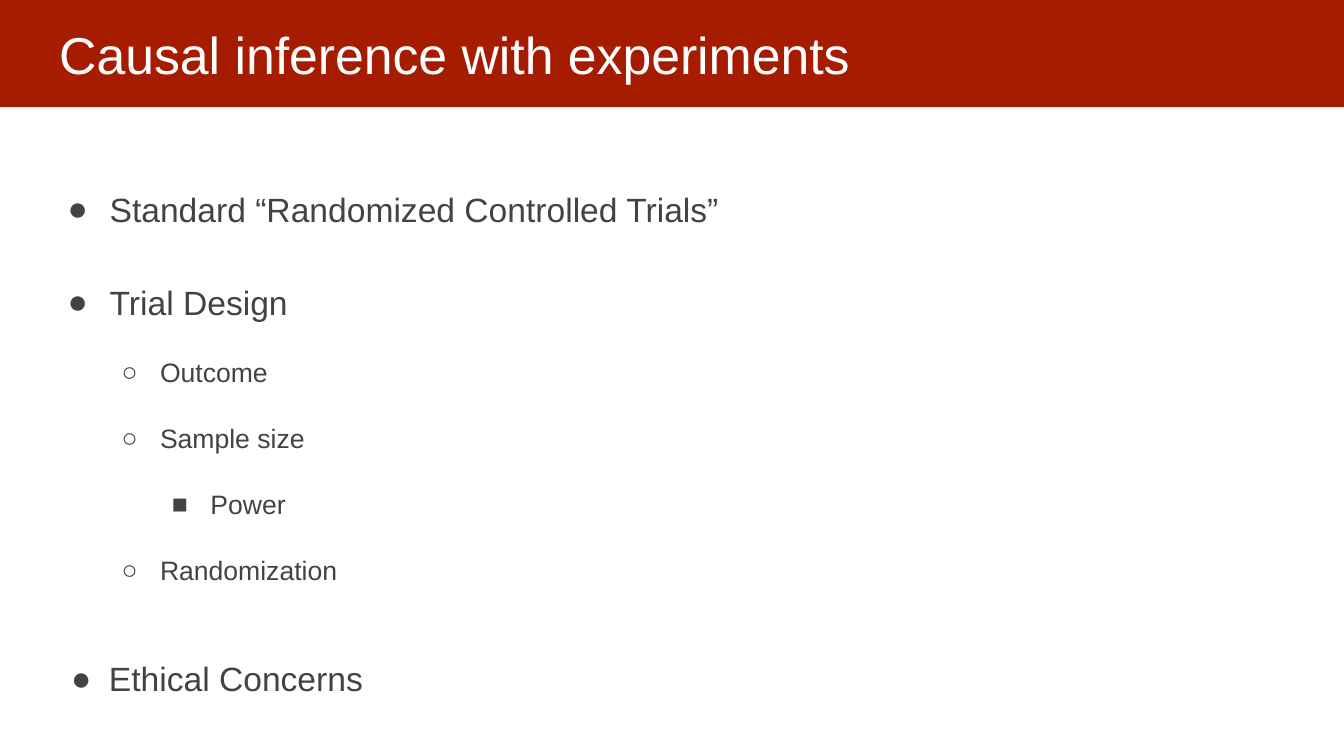
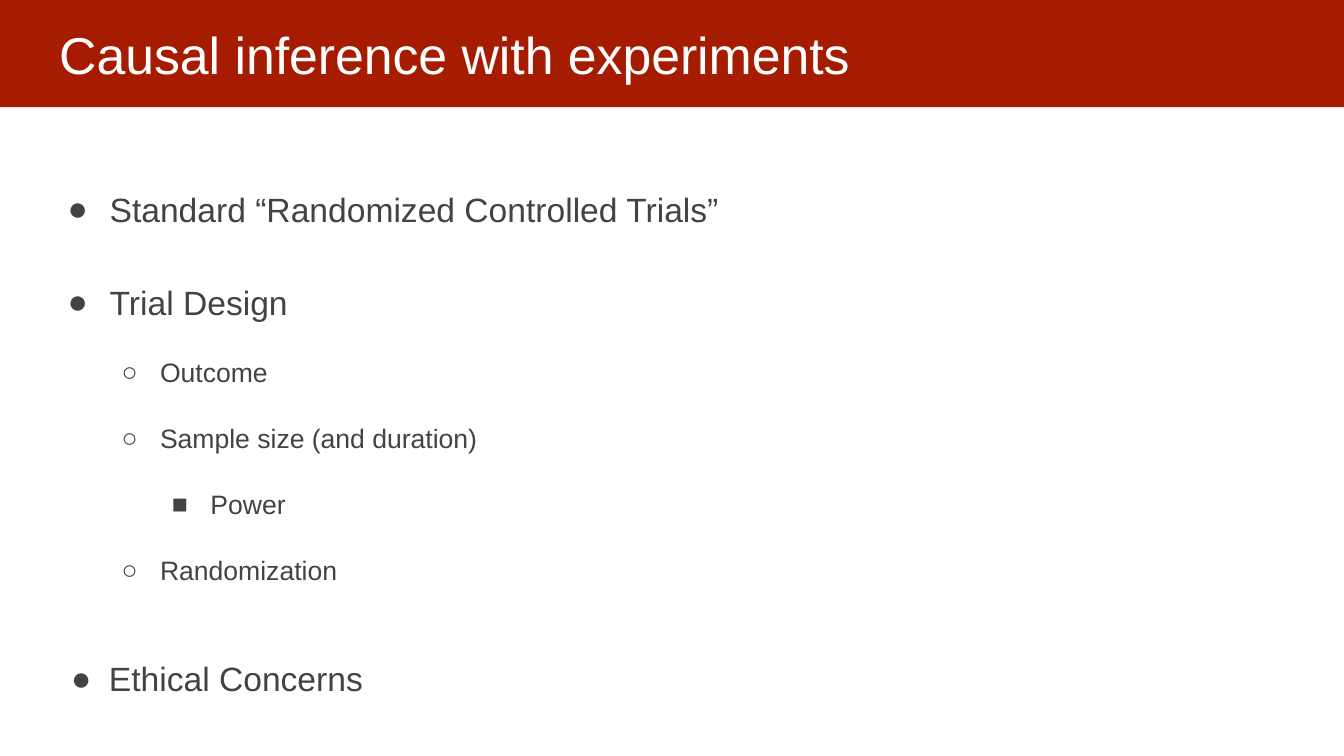
Before and after one commit to dssg/MLinPractice, a slide deck: slide 16 of Lectures/Lecture20-FieldValidation.pptx (slide 14 before the commit). Drawn at 1344x756 pixels with LibreOffice and Linux fonts; fonts in the diff are those of the drawing. Boxes give left, top, right and bottom in pixels: in the first picture for what was removed or moved away, otherwise in the second. Text is boxed around its words. In the diff, an @@ line names an element or a change of style, - is before the commit and + after.

```diff
--- a/Lectures/Lecture20-FieldValidation.pptx
+++ b/Lectures/Lecture20-FieldValidation.pptx
@@ text at (160, 428, 477, 454): text changed @@
-  ○ Sample size
+  ○ Sample size (and duration)
```
Also in this commit, not shown: 5 other slides changed, 6 slides added, 2 slides removed, 2 other files.
